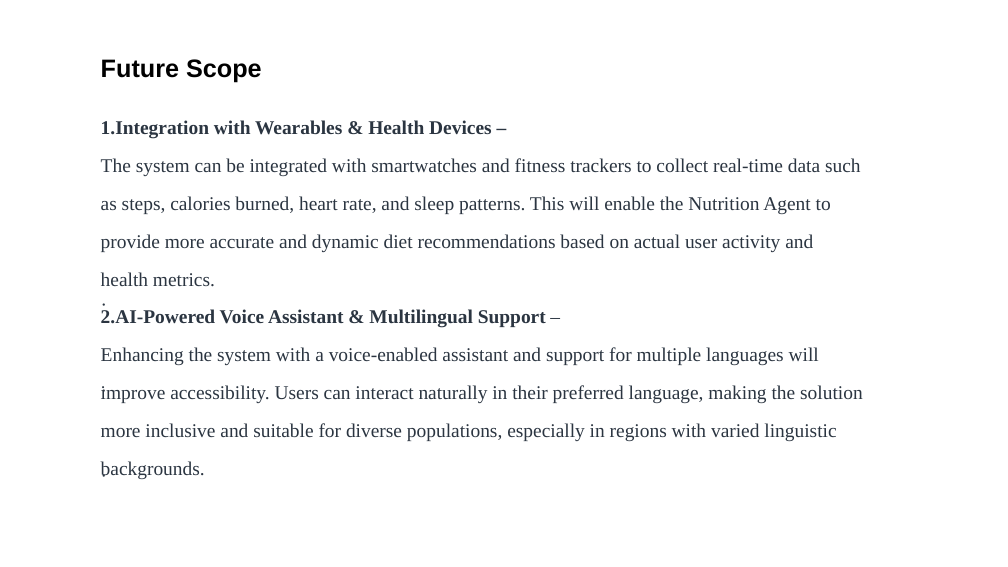
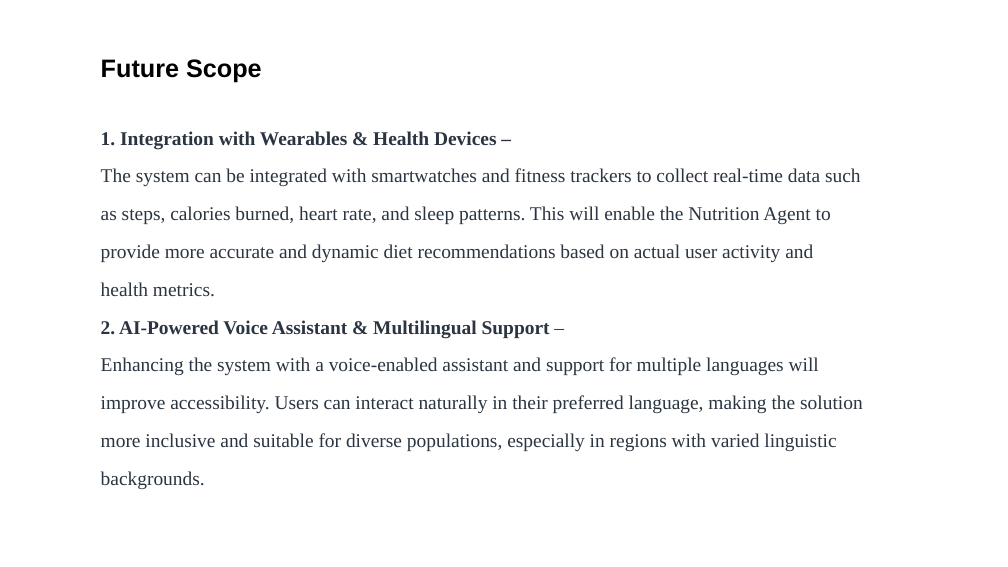
Before and after one commit to naveencoding75/nutrition-agent, a slide deck: slide 17 of Project_Presentation.pptx. Drawn at 1008x567 pixels with LibreOffice and Linux fonts; fonts in the diff are those of the drawing. Boxes give left, top, right and bottom in pixels: in the first picture for what was removed or moved away, otherwise in the second. Text is boxed around its words. In the diff, an @@ line names an element or a change of style, - is before the commit and + after.

```diff
--- a/Project_Presentation.pptx
+++ b/Project_Presentation.pptx
@@ text "1. Integration with Wearables & ...": place and size @@
-text "1. Integration with Wearables & ..." at (101, 120, 863, 441)
+text "1. Integration with Wearables & ..." at (101, 131, 863, 451)
@@ text at (101, 131, 496, 150): spaces changed @@
-1.Integration with Wearables & Health Devices –
+1. Integration with Wearables & Health Devices –
@@ text removed at (101, 278, 718, 341) @@
-·
@@ text at (101, 320, 550, 339): spaces changed @@
-2.AI-Powered Voice Assistant & Multilingual Support –
+2. AI-Powered Voice Assistant & Multilingual Support –
@@ text removed at (101, 364, 718, 427) @@
-·
@@ text removed at (101, 449, 718, 481) @@
-·
```
Also in this commit, not shown: 7 other slides changed, 1 other file.
